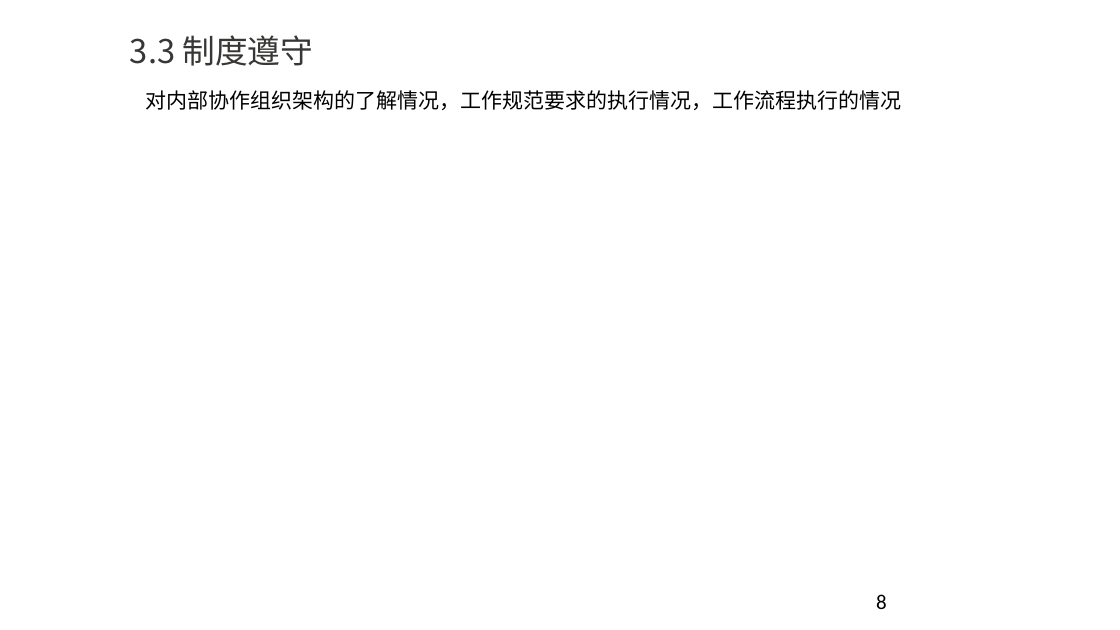
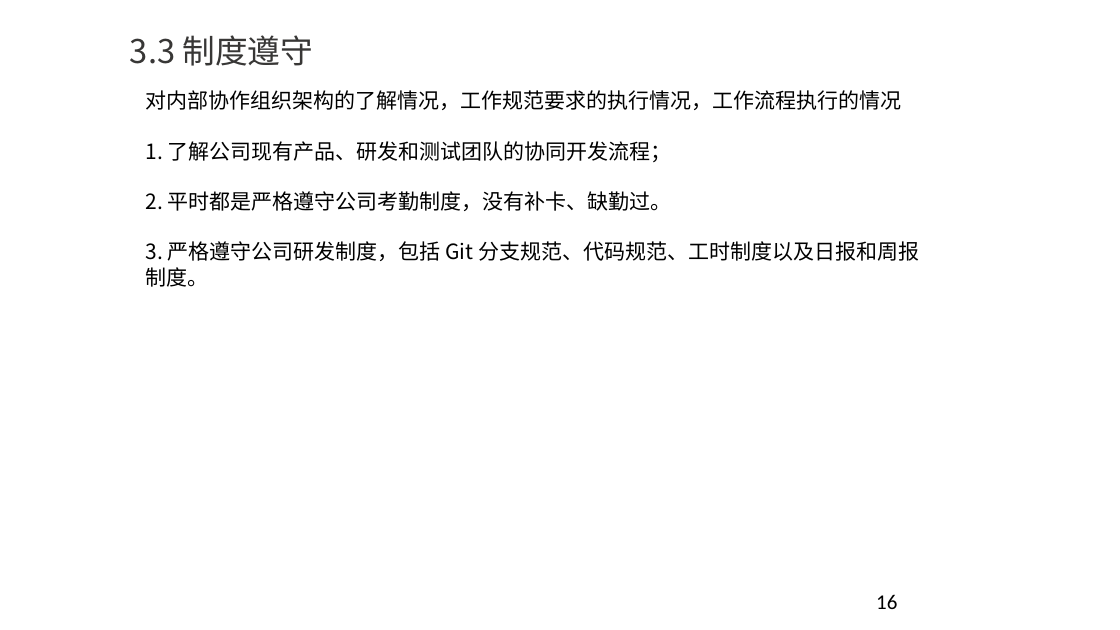
Before and after one commit to YouYouYouYouChe/Documents, a slide deck: slide 16 of 任职资格评审ppt-李世龙.pptx (slide 8 before the commit). Drawn at 1120x630 pixels with LibreOffice and Linux fonts; fonts in the diff are those of the drawing; background and template pictures are left out. Boxes give left, top, right and bottom in pixels: in the first picture for what was removed or moved away, otherwise in the second. Text is boxed around its words. In the diff, an @@ line names an element or a change of style, - is before the commit and + after.

```diff
--- a/任职资格评审ppt-李世龙.pptx
+++ b/任职资格评审ppt-李世龙.pptx
@@ text at (x1=145, y1=141, x2=919, y2=287): paragraphs added @@
+1. 了解公司现有产品、研发和测试团队的协同开发流程；
+2. 平时都是严格遵守公司考勤制度，没有补卡、缺勤过。
+3. 严格遵守公司研发制度，包括 Git 分支规范、代码规范、工时制度以及日报和周报制度。
@@ page number at (x1=876, y1=594, x2=897, y2=609): text changed @@
-8
+16
```
Also in this commit, not shown: 6 other slides changed, 8 slides added, 4 other files.
